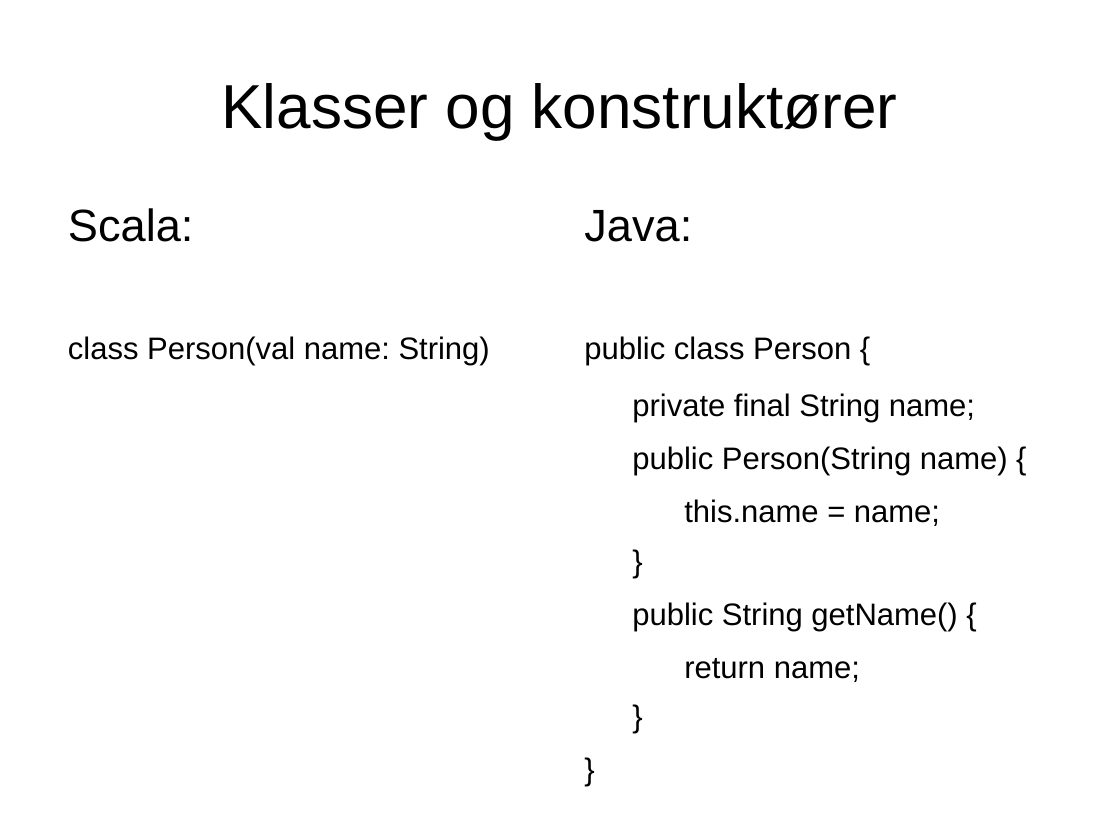
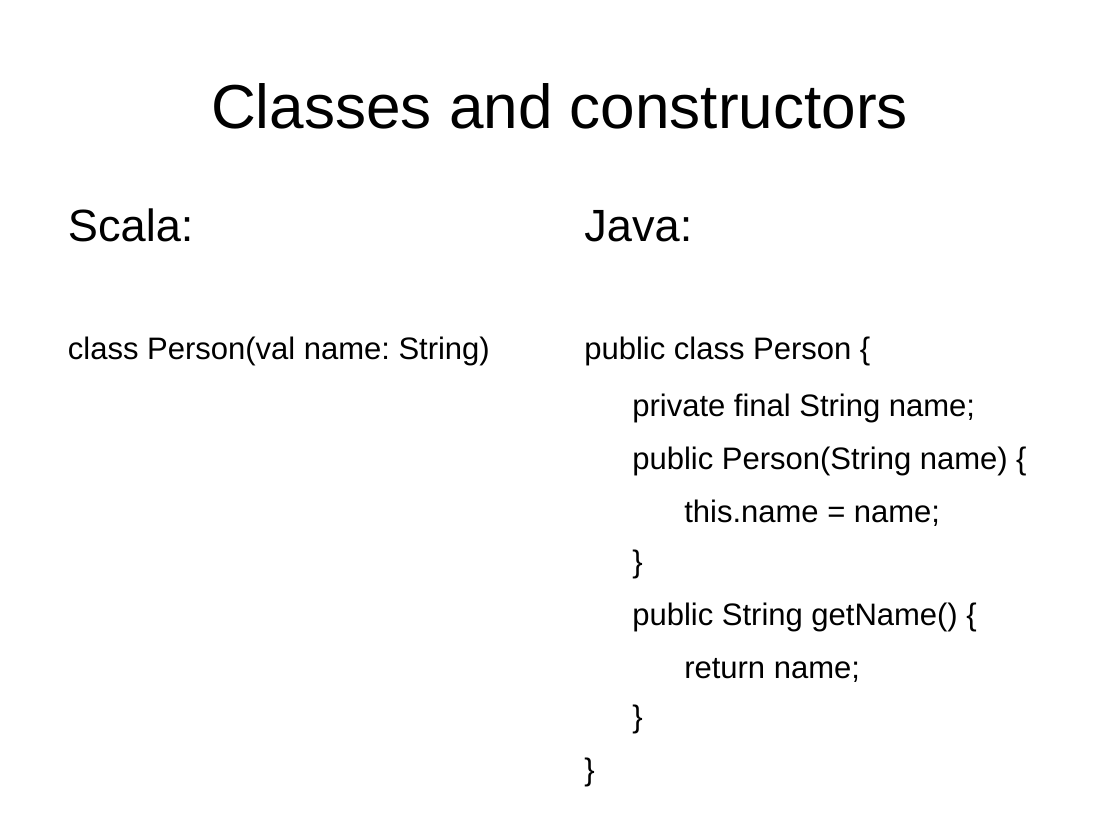
Before and after one commit to javaBin/scala-training-slides, a slide deck: slide 8 of 1.2 - scala basics.odp. Drawn at 1120x840 pixels with LibreOffice and Linux fonts; fonts in the diff are those of the drawing; background and template pictures are left out. Boxes give left, top, right and bottom in pixels: in the first picture for what was removed or moved away, otherwise in the second. Text is boxed around its words. In the diff, an @@ line names an element or a change of style, - is before the commit and + after.

```diff
--- a/1.2 - scala basics.odp
+++ b/1.2 - scala basics.odp
@@ title at <box>211,83,908,129</box>: text changed @@
-Klasser og konstruktører
+Classes and constructors
```
Also in this commit, not shown: 11 other slides changed, 1 slide added, 1 slide removed.
